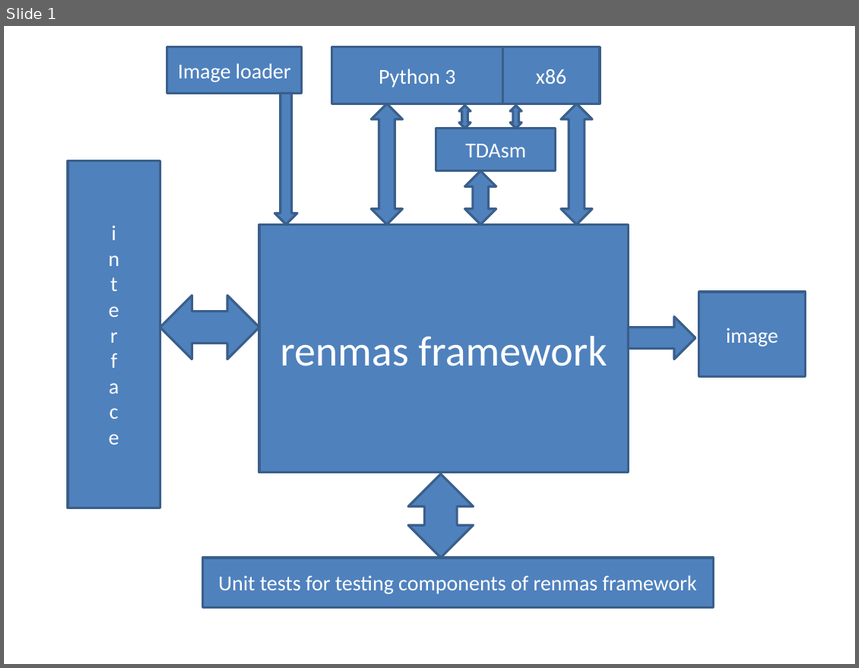
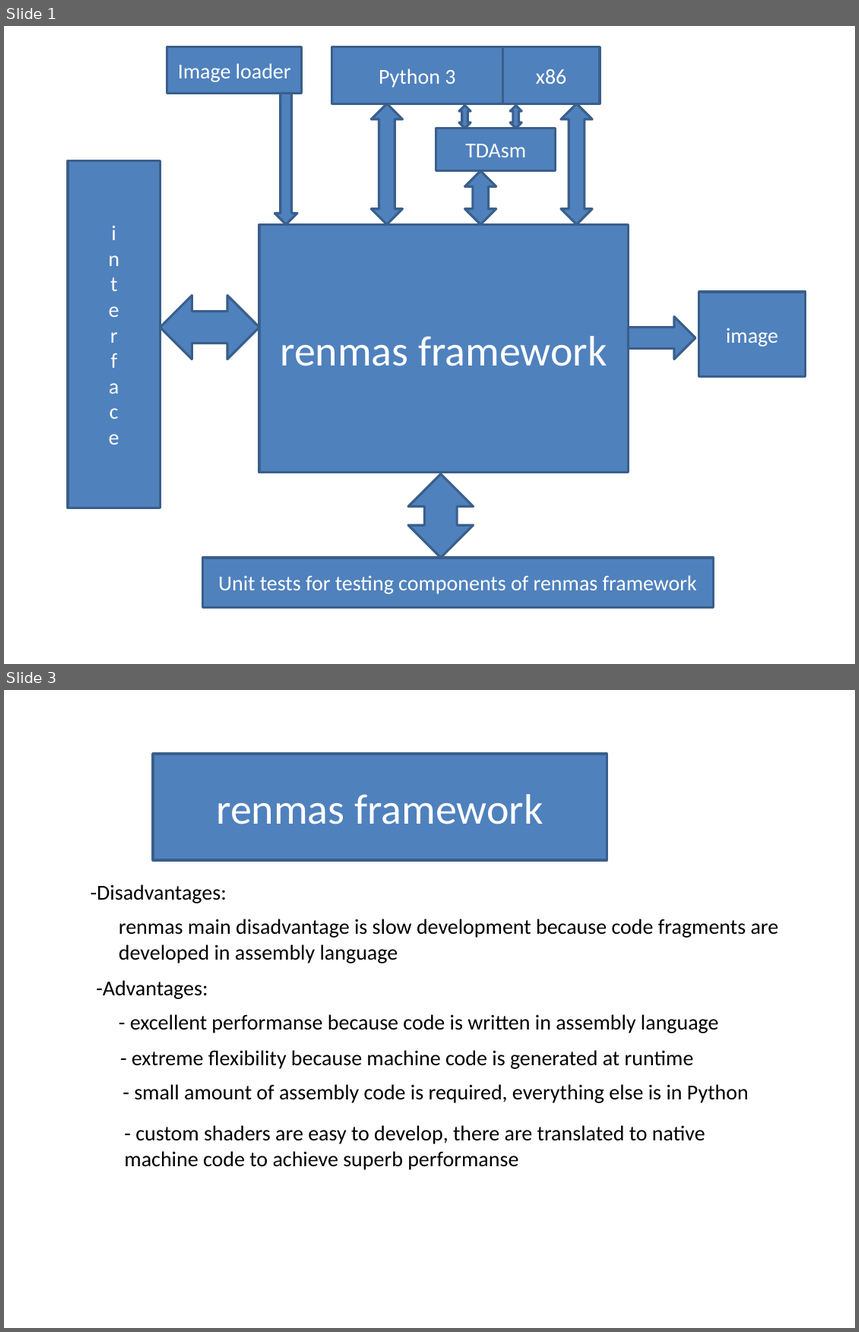
Before and after one commit to mario007/renmas, a slide deck: renmas.pptx. Shown one above the other, each under a label of ours: slide 1 before the commit, slides 1 and 3 after it; the slides between them are not shown. The pictures are 859x668 and 859x1332 pixels, drawn with LibreOffice and Linux fonts; fonts in the diff are those of the drawing. Boxes give left, top, right and bottom in pixels: in the first picture for what was removed or moved away, otherwise in the second. Text is boxed around its words. In the diff, an @@ line names an element or a change of style, - is before the commit and + after.

```diff
--- a/renmas.pptx
+++ b/renmas.pptx
@@ slide 3 added at (4, 690, 855, 1328), background #FFFFFF @@
@@ rectangle added at (153, 754, 607, 860), fill #4F81BD, outline #3A5F8C 2 pt, 36 pt, text #FFFFFF @@
+renmas framework
@@ text added at (91, 885, 227, 904), 18 pt, text #000000 @@
+-Disadvantages:
@@ text added at (119, 919, 779, 964), 18 pt, text #000000 @@
+renmas main disadvantage is slow development because code fragments are developed in assembly language
@@ text added at (96, 980, 208, 999), 18 pt, text #000000 @@
+-Advantages:
@@ text added at (130, 1015, 719, 1034), 18 pt, text #000000 @@
+- excellent performanse because code is written in assembly language
@@ text added at (132, 1050, 694, 1069), 18 pt, text #000000 @@
+- extreme flexibility because machine code is generated at runtime
@@ text added at (134, 1084, 749, 1103), 18 pt, text #000000 @@
+- small amount of assembly code is required, everything else is in Python
@@ text added at (124, 1125, 705, 1170), 18 pt, text #000000 @@
+- custom shaders are easy to develop, there are translated to native machine code to achieve superb performanse
```
Also in this commit, not shown: 3 other slides added, 13 other files.
